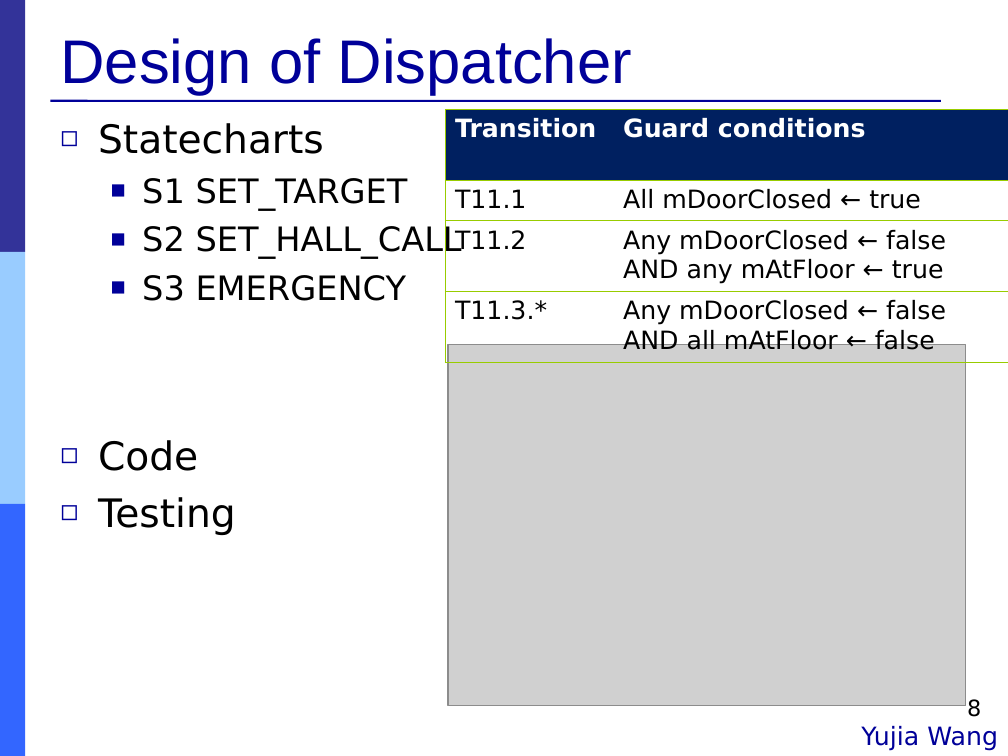
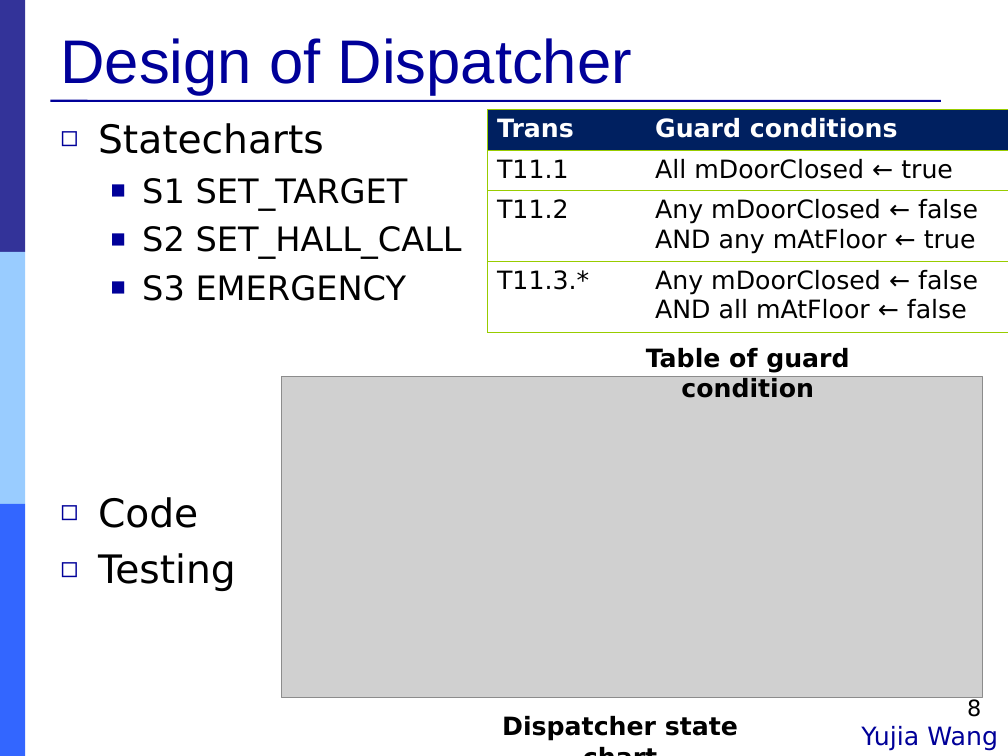
Before and after one commit to Muliang/18649, a slide deck: slide 8 of logs/09_mid_pres.ppt. Drawn at 1008x756 pixels with LibreOffice and Linux fonts; fonts in the diff are those of the drawing; grey boxes stand for pictures. Boxes give left, top, right and bottom in pixels: in the first picture for what was removed or moved away, otherwise in the second. Text is boxed around its words. In the diff, an @@ line names an element or a change of style, - is before the commit and + after.

Commit message:
update presentation slide

```diff
--- a/logs/09_mid_pres.ppt
+++ b/logs/09_mid_pres.ppt
@@ text "Statecharts" rewrapped from (x1=98, y1=123, x2=462, y2=535) to (x1=98, y1=123, x2=462, y2=591) @@
@@ table at (x1=487, y1=109, x2=1008, y2=332) @@
-row 1, column 1: Transition
+row 1, column 1: Trans
@@ table resized from (x1=446, y1=109, x2=1008, y2=354) to (x1=487, y1=109, x2=1008, y2=332) @@
@@ text added at (x1=646, y1=348, x2=849, y2=398), 18 pt, text #000000, bold @@
+Table of guard condition
@@ picture resized from (x1=448, y1=345, x2=966, y2=707) to (x1=281, y1=377, x2=983, y2=698) @@
@@ text added at (x1=502, y1=716, x2=738, y2=741), 18 pt, text #000000, bold @@
+Dispatcher state chart
```
Also in this commit, not shown: 8 other slides changed.
